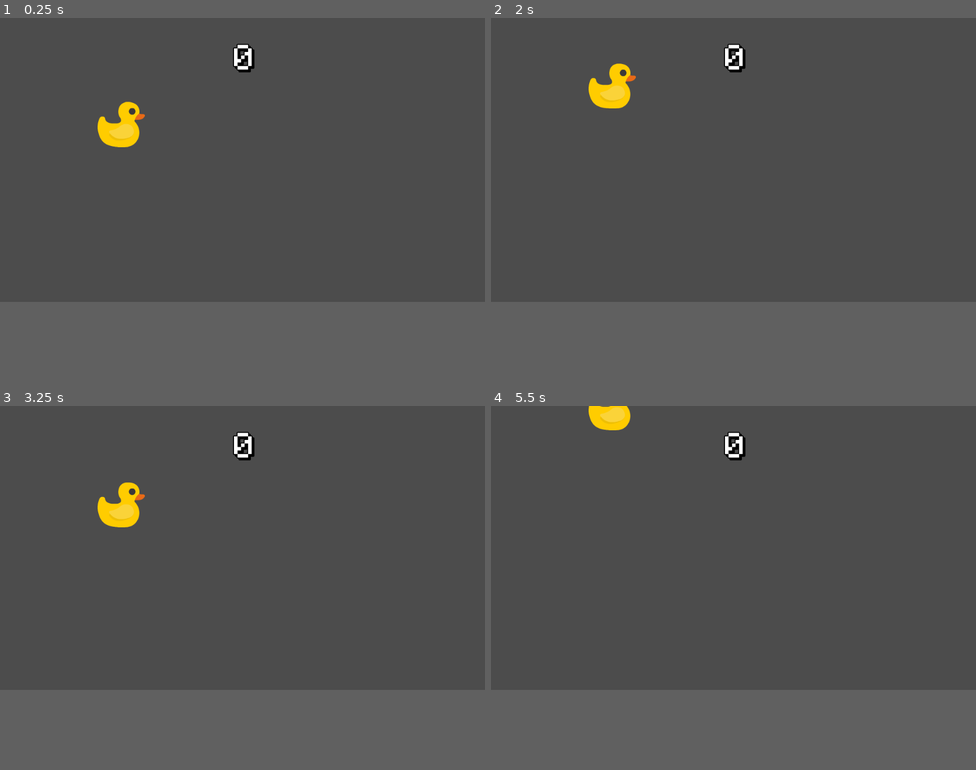
Above: before the commit, frames 1-4 (two rows, left to right).
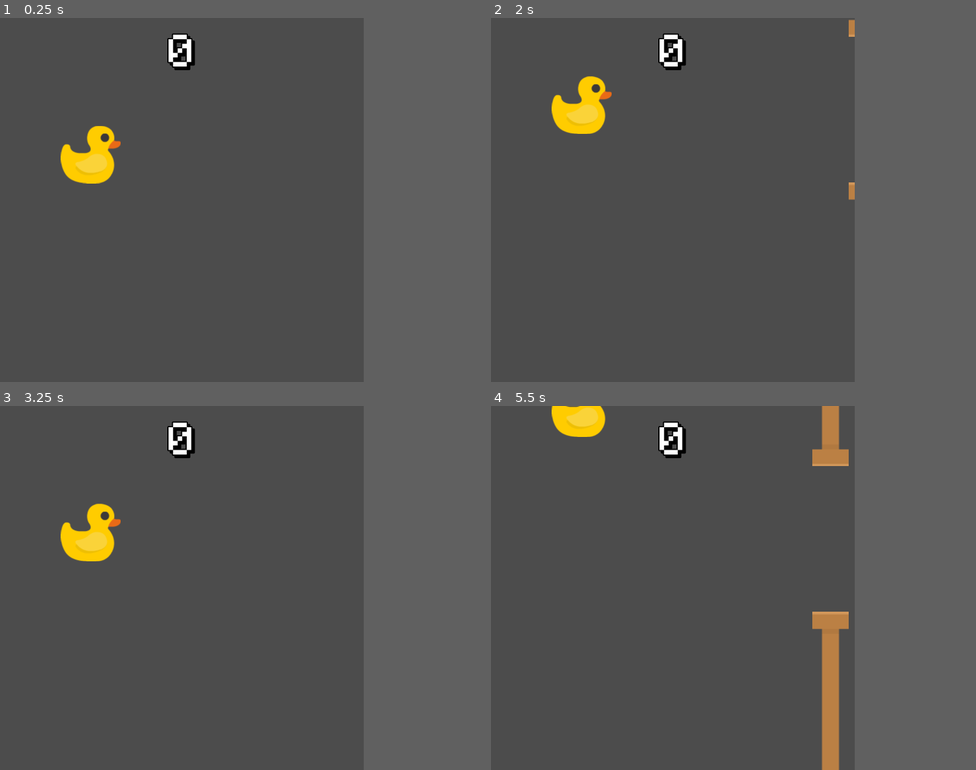
Above: after the commit, the same moments.

Repository: maakcode/Glappy-Bird
Game: Godot game, scene res://Stage.tscn
Same seed, same stepped clock (60 frames per second), same inputs: the game is played once before the commit and once after it.
Inputs (mouse positions are in pixels of both pictures, inside the frame that each line leads up to):
- Up to frame 1 (0.25 s): no input
- Up to frame 2 (2 s): tap Enter at 0.5, 0.6, 1.35 s; move the mouse to (840, 145) at 0.52 s; click (840, 145) at 0.67 s; tap Space at 0.77, 1.52 s; move the mouse to (636, 174) at 1.27 s; click (636, 174) at 1.42 s
- Up to frame 3 (3.25 s): move the mouse to (291, 486) at 2.02 s; tap Enter at 2.1, 2.85 s; click (291, 486) at 2.17 s; move the mouse to (218, 606) at 2.77 s; click (218, 606) at 2.92 s; tap Space at 3.02 s
- Up to frame 4 (5.5 s): move the mouse to (879, 591) at 3.52 s; tap Enter at 3.6, 4.35, 5.1 s; click (879, 591) at 3.67 s; tap Space at 3.77, 4.52 s; move the mouse to (588, 504) at 4.27 s; click (588, 504) at 4.42 s; move the mouse to (757, 547) at 5.02 s; click (757, 547) at 5.17 s
In our replay, the window is 800x468 before the commit and 600x600 after it. These sizes can differ from the game's own. Grey fills any space a smaller window leaves; there, only what the larger window draws over its background counts as a difference.

The runs differ from the first frame. In frame 1, 2.6% of the frame differs, in the area x 12-53%, y 4-46%; in frame 2, 2.6%; in frame 3, 2.5%; in frame 4, 4.5%, in the area x 12-74%, y 0-100%.

Commit message:
feat: Optimize screen size for mobile devices

Diff:
--- a/Game.gd
+++ b/Game.gd
@@ -2,8 +2,8 @@
 
 export(PackedScene) var wall_scene
 
-const duck_initial_position = Vector2(256, 300)
-const initial_wall_x: float = 1239.0
+const duck_initial_position = Vector2(150, 300)
+const initial_wall_x: float = 700.0
 const initial_wall_velocity = Vector2(-200.0, 0)
 const initial_wall_spawn_interval: float = 1.6
 const minimum_wall_spawn_interval: float = 0.8
--- a/Stage.tscn
+++ b/Stage.tscn
@@ -19,7 +19,7 @@
 wall_scene = ExtResource( 1 )
 
 [node name="Duck" parent="." instance=ExtResource( 2 )]
-position = Vector2( 256, 113 )
+position = Vector2( 150, 113 )
 
 [node name="Screen Area" type="Area2D" parent="."]
 visible = false
@@ -37,10 +37,9 @@
 [node name="Label" type="Label" parent="."]
 anchor_left = 0.5
 anchor_right = 0.5
-margin_left = 494.0
-margin_top = 30.0
-margin_right = 539.0
-margin_bottom = 223.0
+margin_left = 277.5
+margin_right = 322.5
+margin_bottom = 193.0
 grow_horizontal = 2
 custom_colors/font_outline_modulate = Color( 0, 0, 0, 1 )
 custom_colors/font_color_shadow = Color( 0, 0, 0, 1 )
--- a/project.godot
+++ b/project.godot
@@ -16,6 +16,7 @@
 
 [display]
 
+window/size/width=600
 window/stretch/mode="2d"
 window/stretch/aspect="keep"
 
Not shown, changed: docs/index.pck
